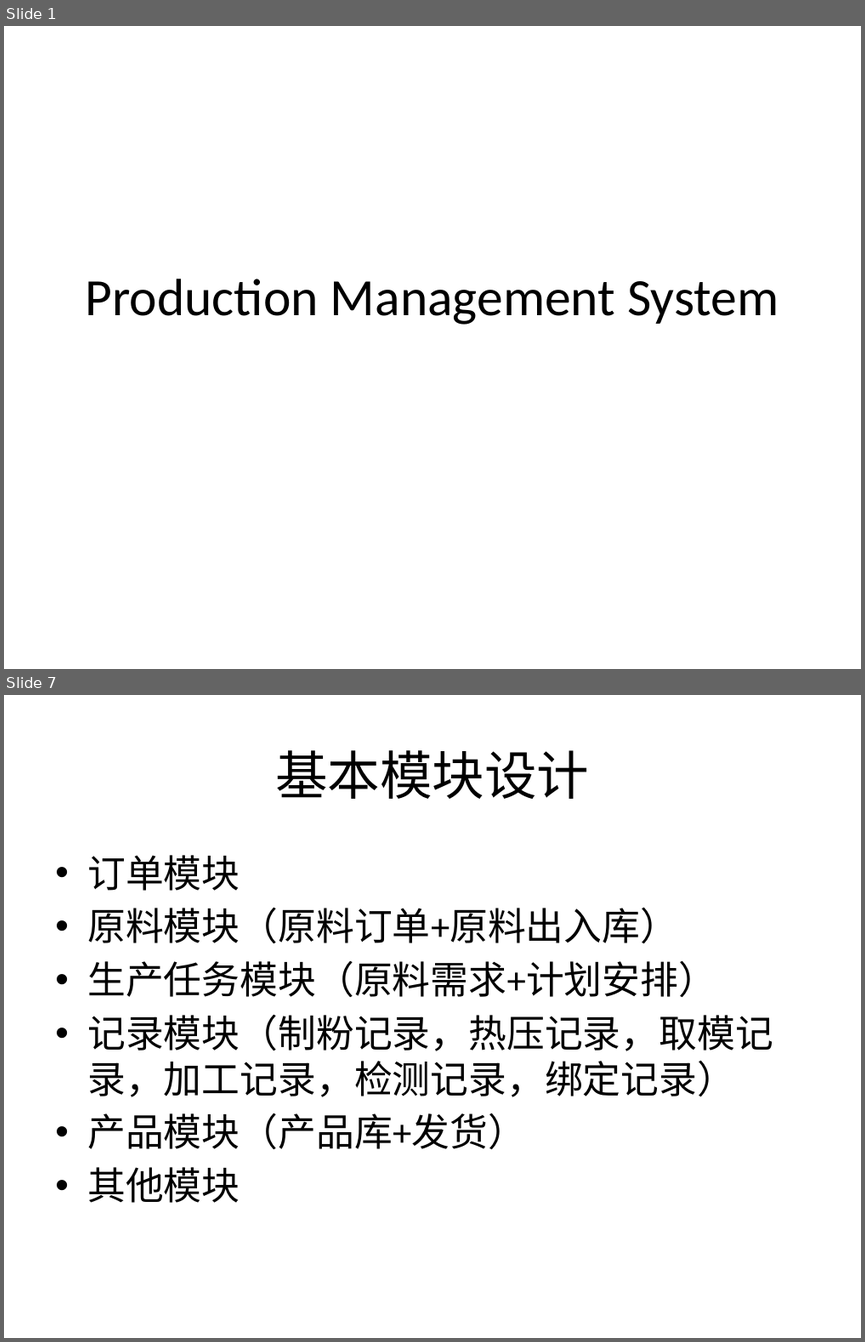
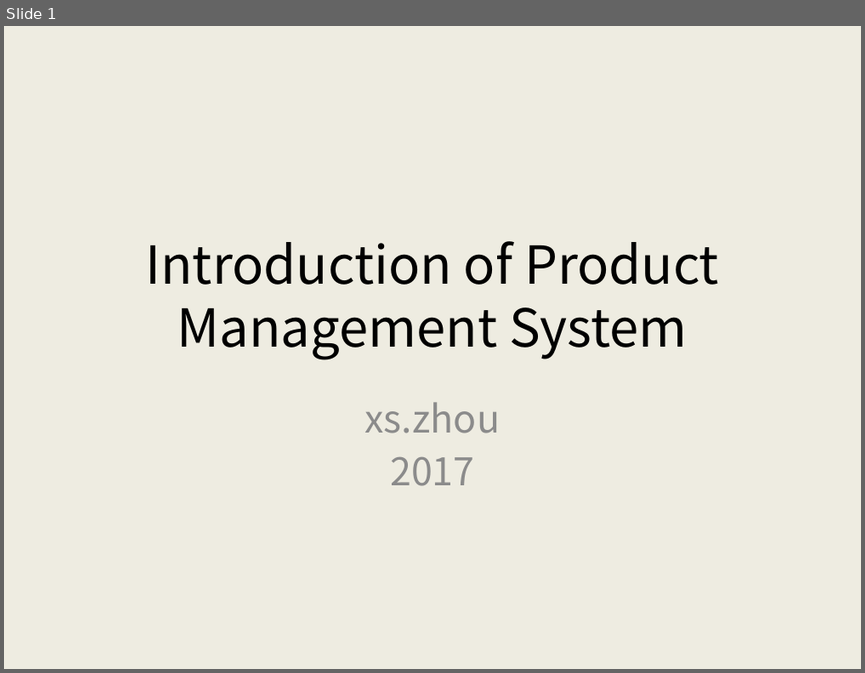
Before and after one commit to AlecSPb/PMS, a slide deck: PMSClient/Resource/Files/pmshelp_en.pptx. Shown one above the other, each under a label of ours: slides 1 and 7 before the commit, slide 1 after it; the slides between them are not shown. The pictures are 865x1342 and 865x673 pixels, drawn with LibreOffice and Linux fonts; fonts in the diff are those of the drawing. Boxes give left, top, right and bottom in pixels: in the first picture for what was removed or moved away, otherwise in the second. Text is boxed around its words. In the diff, an @@ line names an element or a change of style, - is before the commit and + after.

```diff
--- a/PMSClient/Resource/Files/pmshelp_en.pptx
+++ b/PMSClient/Resource/Files/pmshelp_en.pptx
@@ slide 7 removed at (4, 695, 861, 1338), background #FFFFFF @@
@@ title removed at (275, 750, 590, 799) @@
-基本模块设计
@@ text removed at (87, 855, 773, 1202) @@
-• 订单模块
-• 原料模块（原料订单+原料出入库）
-• 生产任务模块（原料需求+计划安排）
-• 记录模块（制粉记录，热压记录，取模记录，加工记录，检测记录，绑定记录）
-• 产品模块（产品库+发货）
-• 其他模块
@@ slide 1 changed as well @@
@@ background #FFFFFF to #EEECE1 @@
@@ title at (145, 241, 719, 360): text changed; font Calibri to Noto Sans CJK SC @@
-Production Management System
+Introduction of Product Management System
@@ subtitle added at (365, 402, 500, 486), 32 pt, text #8C8C8C @@
+xs.zhou
+2017
```
Also in this commit, not shown: 1 other slide changed, 12 slides added, 9 other slides removed, 1 other file.
